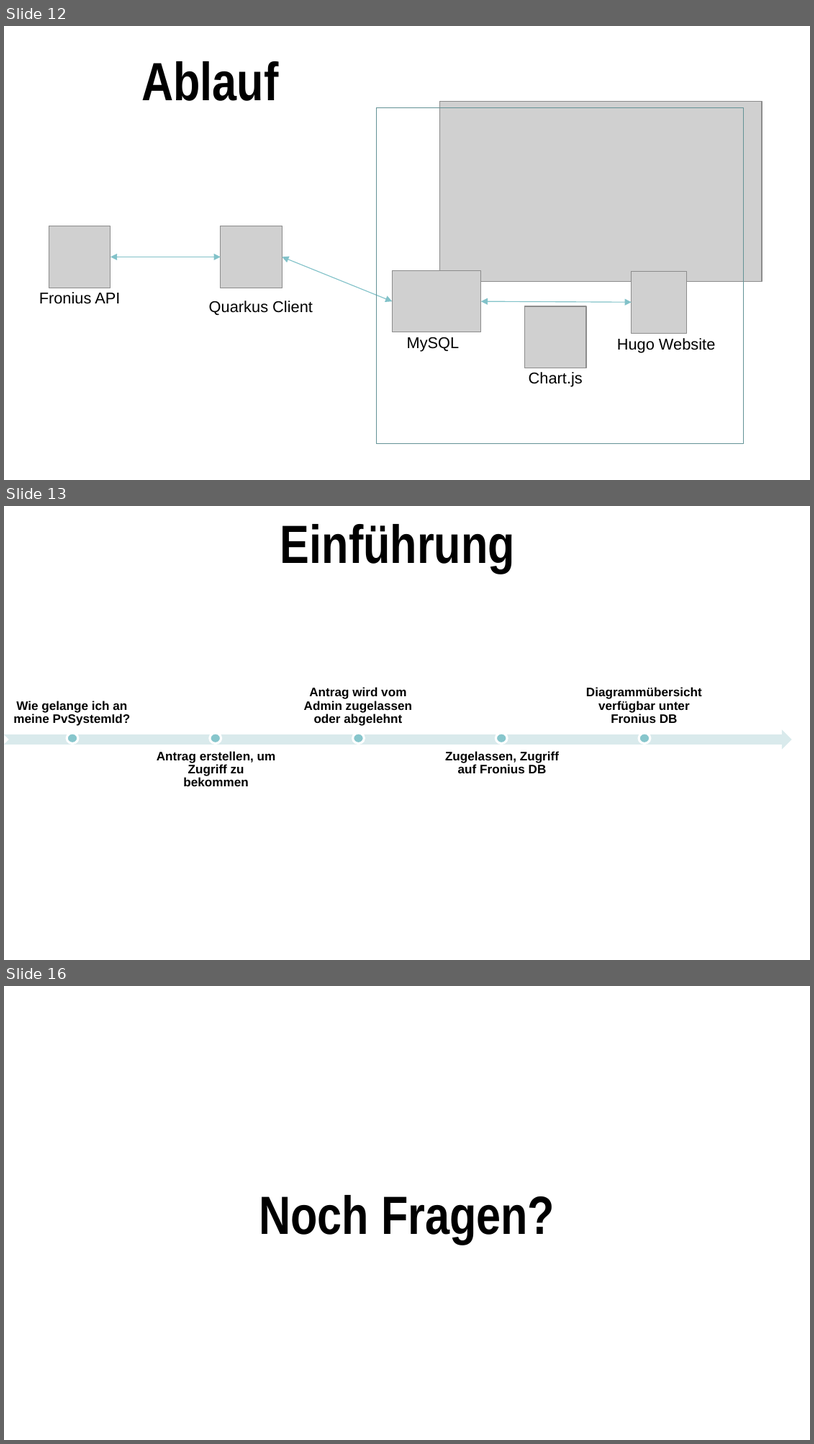
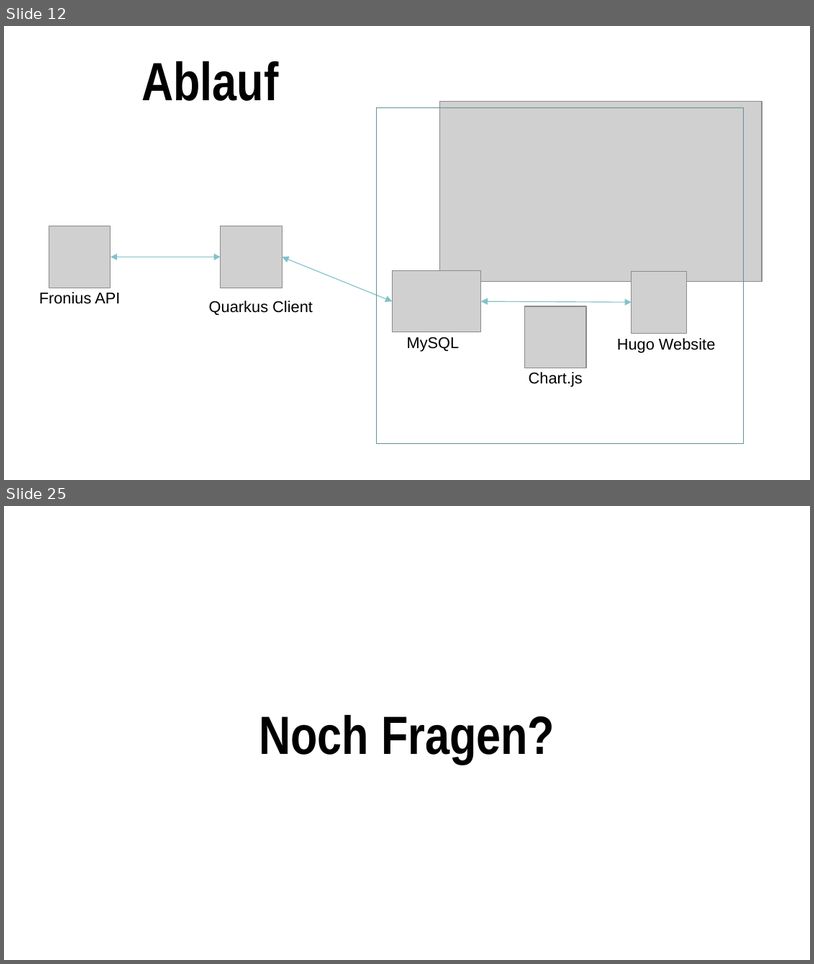
Before and after one commit to Team-Pv-Visualizer/PV-Visualizer, a slide deck: Documents/PVV_Project_Award.pptx. Shown one above the other, each under a label of ours: slides 12, 13 and 16 before the commit, slides 12 and 25 after it; the slides between them are not shown. The pictures are 814x1444 and 814x964 pixels, drawn with LibreOffice and Linux fonts; fonts in the diff are those of the drawing; grey boxes stand for pictures; background and template pictures are left out. Boxes give left, top, right and bottom in pixels: in the first picture for what was removed or moved away, otherwise in the second. Text is boxed around its words. In the diff, an @@ line names an element or a change of style, - is before the commit and + after.

```diff
--- a/Documents/PVV_Project_Award.pptx
+++ b/Documents/PVV_Project_Award.pptx
@@ slide 13 removed at <box>4,506,810,960</box>, background #FFFFFF @@
@@ text removed at <box>280,524,515,573</box> @@
-Einführung
@@ group removed at <box>4,687,792,786</box>: 5 texts, 5 ellipses, 1 notched right arrow @@
-Wie gelange ich an meine PvSystemId?
-Antrag erstellen, um Zugriff zu bekommen
-Antrag wird vom Admin zugelassen oder abgelehnt
-Zugelassen, Zugriff auf Fronius DB
-Diagrammübersicht verfügbar unter Fronius DB
@@ what was slide 16 is now slide 25 @@
```
Also in this commit, not shown: 5 slides changed, 11 slides added, 1 other slide removed, 1 other file.
